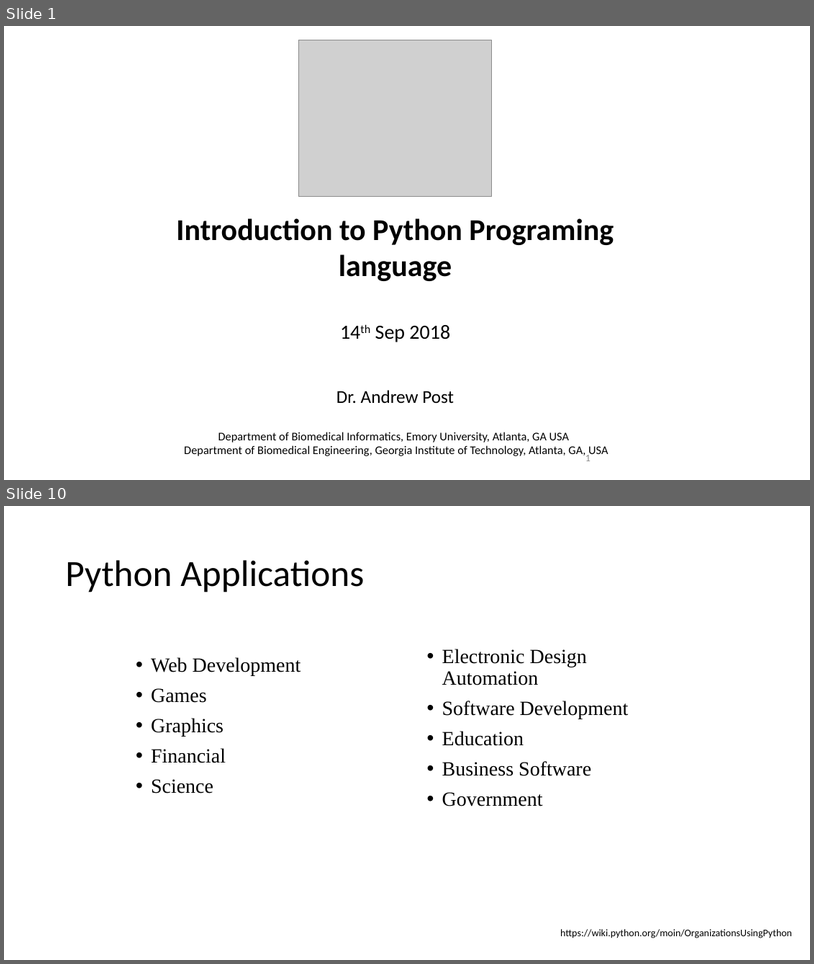
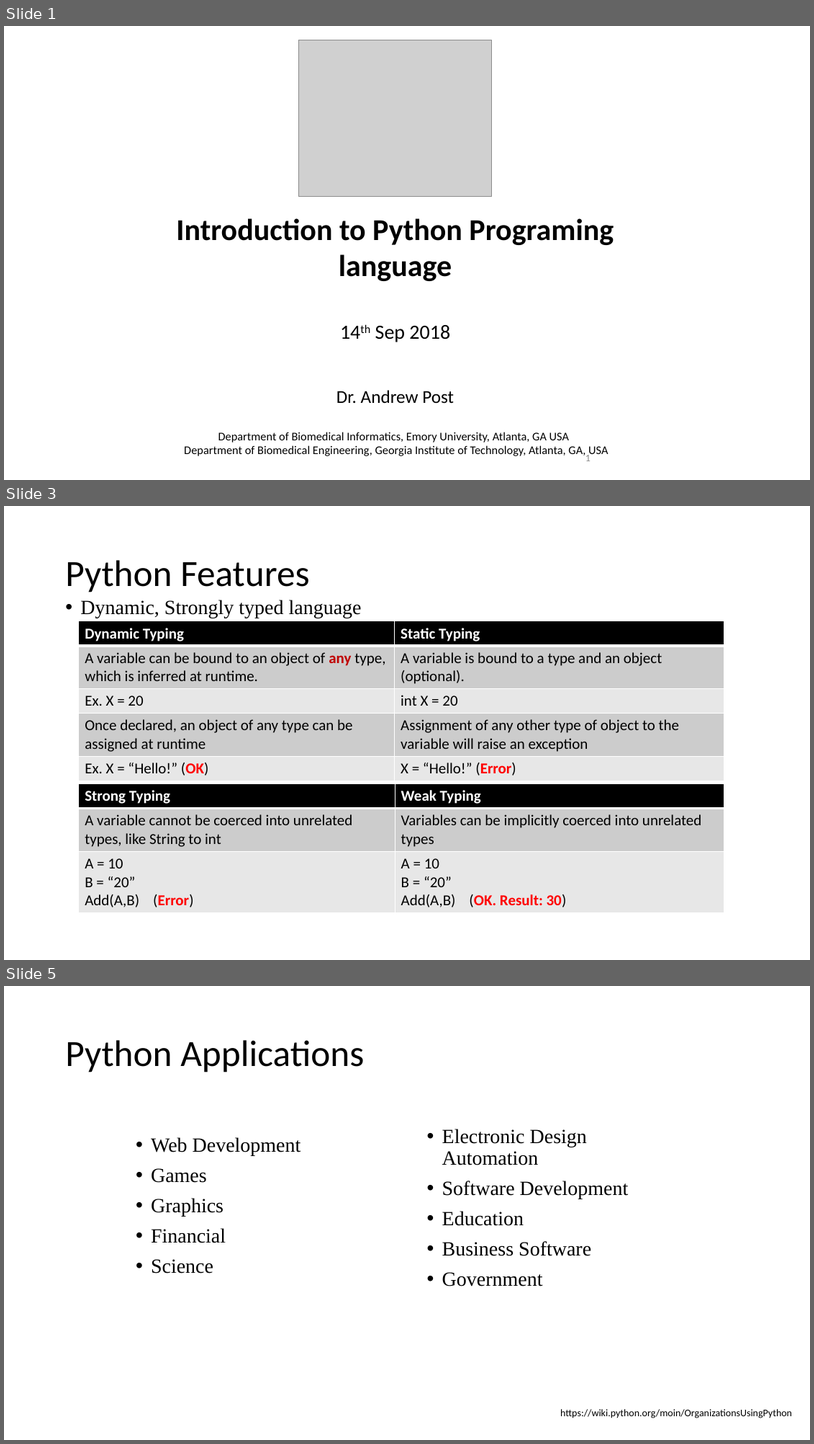
Before and after one commit to ndeshpa/Bootcamp, a slide deck: lecture/Python Programing.pptx. Shown one above the other, each under a label of ours: slides 1 and 10 before the commit, slides 1, 3 and 5 after it; the slides between them are not shown. The pictures are 814x964 and 814x1444 pixels, drawn with LibreOffice and Linux fonts; fonts in the diff are those of the drawing; grey boxes stand for pictures. Boxes give left, top, right and bottom in pixels: in the first picture for what was removed or moved away, otherwise in the second. Text is boxed around its words. In the diff, an @@ line names an element or a change of style, - is before the commit and + after.

```diff
--- a/lecture/Python Programing.pptx
+++ b/lecture/Python Programing.pptx
@@ slide 3 added at <box>4,506,810,960</box>, background #FFFFFF @@
@@ title added at <box>65,560,309,592</box>, 44 pt, text #000000 @@
+Python Features
@@ text added at <box>80,600,362,618</box>, 24 pt, text #000000 @@
+• Dynamic, Strongly typed language
@@ table added at <box>79,621,725,778</box>, 5 rows, 2 columns @@
+Dynamic Typing | Static Typing
+A variable can be bound to an object of any type, which is inferred at runtime. | A variable is bound to a type and an object (optional).
+Ex. X = 20 | int X = 20
+Once declared, an object of any type can be assigned at runtime | Assignment of any other type of object to the variable will raise an exception
+Ex. X = “Hello!” (OK) | X = “Hello!” (Error)
@@ table added at <box>79,784,725,911</box>, 3 rows, 2 columns @@
+Strong Typing | Weak Typing
+A variable cannot be coerced into unrelated types, like String to int | Variables can be implicitly coerced into unrelated types
+A = 10 / B = “20” / Add(A,B) (Error) | A = 10 / B = “20” / Add(A,B) (OK. Result: 30)
@@ what was slide 10 is now slide 5 @@
```
Also in this commit, not shown: 13 slides changed, 2 other slides added, 2 other files.
